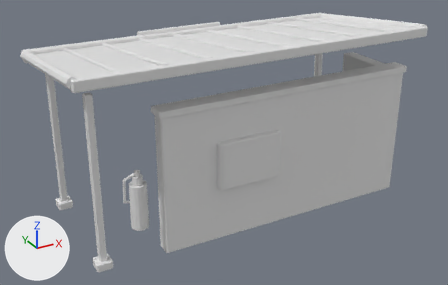
The OBJ model assets/tts/port-meridian-final-boarding/clinic-bay-roof.obj, before and after one commit.
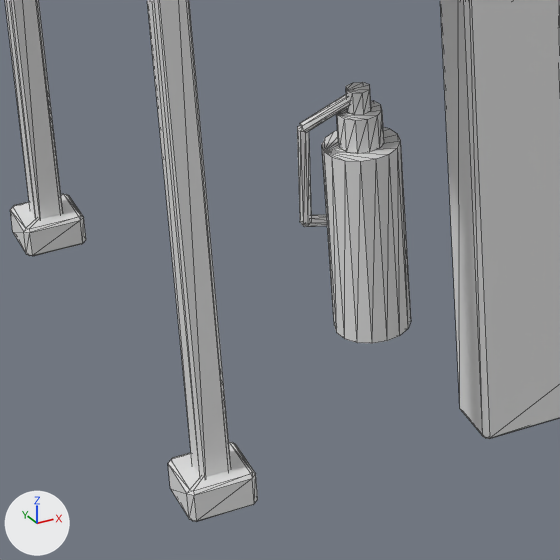
There are two pictures of each version: one whole from a 50 mm camera at (-4.3, -7.62, 4.82) aimed at (-0.1, 0.02, 1.0), one close up on the part from 12% to 41% of the width and 53% to 99% of the height. Every picture has the same lights, and +X, +Y and +Z are marked at lower left. The first two pictures are the older version. The close-ups show mesh edges as thin lines. Where no turn or scale is listed for an object, it has been applied to the vertices.

The first close-up shows 'clinic-bay-roof'.
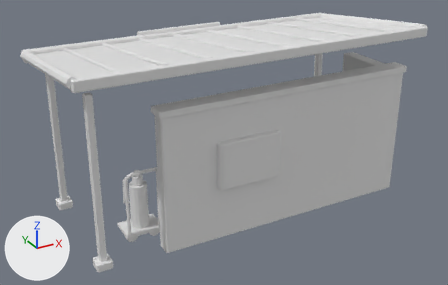
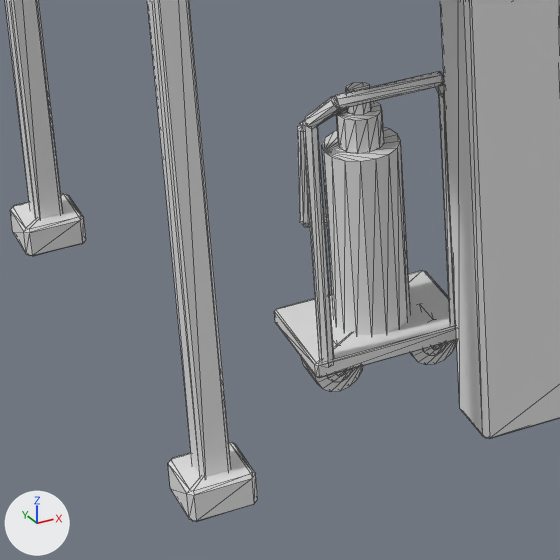
Location of each change, (x1, y1, x2, y2) in pixels of the close-ups (560 x 560 px):
part 1 of me_clinic_bay_roof, added
    after: (410, 340, 457, 365)
part 2 of me_clinic_bay_roof, added (mostly hidden)
    after: (423, 342, 447, 355)
part 3 of me_clinic_bay_roof, added
    after: (301, 357, 363, 391)
part 4 of me_clinic_bay_roof, added (mostly hidden)
    after: (327, 369, 352, 382)
part 5 of me_clinic_bay_roof, added
    after: (439, 94, 456, 328)
part 6 of me_clinic_bay_roof, added
    after: (334, 71, 444, 110)
part 7 of me_clinic_bay_roof, added
    after: (302, 121, 334, 367)
part 8 of me_clinic_bay_roof, added
    after: (274, 270, 457, 378)
part 9 of me_clinic_bay_roof, added
    after: (436, 72, 445, 97)
part 10 of me_clinic_bay_roof, added
    after: (304, 96, 339, 128)

Edits to the bpy script that builds the scene:
```text
Change me_clinic_bay_roof:
    used by ob_clinic_bay_roof; location = (0.0, 0.0, 0.0)
    remove me_clinic_bay_roof.from_pydata(...)  # 1850 vertices, 3276 faces; spans x -2.69..2.76, y -1.18..1.45, z 0.0..2.75
    add me_clinic_bay_roof.from_pydata(...)  # 2128 vertices, 3776 faces; spans x -2.69..2.76, y -1.18..1.45, z 0.0..2.75
    me_clinic_bay_roof part 1: a new loose piece, a 16-sided cylinder along y spanning x -1.57..-1.39, y -0.43..-0.31, z 0.01..0.18
    me_clinic_bay_roof part 2: a new loose piece, a 12-sided cylinder along y spanning x -1.527..-1.433, y -0.437..-0.303, z 0.044..0.138
    me_clinic_bay_roof part 3: a new loose piece, a 16-sided cylinder along y spanning x -1.91..-1.73, y -0.43..-0.31, z 0.01..0.18
    me_clinic_bay_roof part 4: a new loose piece, a 12-sided cylinder along y spanning x -1.867..-1.773, y -0.437..-0.303, z 0.044..0.138
    me_clinic_bay_roof part 5: a new loose piece, a 7-sided cylinder along z spanning x -1.444..-1.398, y -0.513..-0.467, z 0.17..1.04
    me_clinic_bay_roof part 6: a new loose piece, a 7-sided cylinder along x spanning x -1.81..-1.46, y -0.574..-0.528, z 1.097..1.143
    me_clinic_bay_roof part 7: a new loose piece, a 7-sided cylinder along z spanning x -1.902..-1.856, y -0.513..-0.467, z 0.16..1.04
    me_clinic_bay_roof part 8: a new loose piece of 32 vertices spanning x -1.92..-1.38, y -0.51..-0.11, z 0.13..0.18
    me_clinic_bay_roof part 9: a new loose piece of 14 vertices spanning x -1.48..-1.4, y -0.57..-0.47, z 1.02..1.14
    me_clinic_bay_roof part 10: a new loose piece of 14 vertices spanning x -1.9..-1.79, y -0.57..-0.47, z 1.02..1.14
    other edits to the shape of me_clinic_bay_roof do not show in these pictures
```
